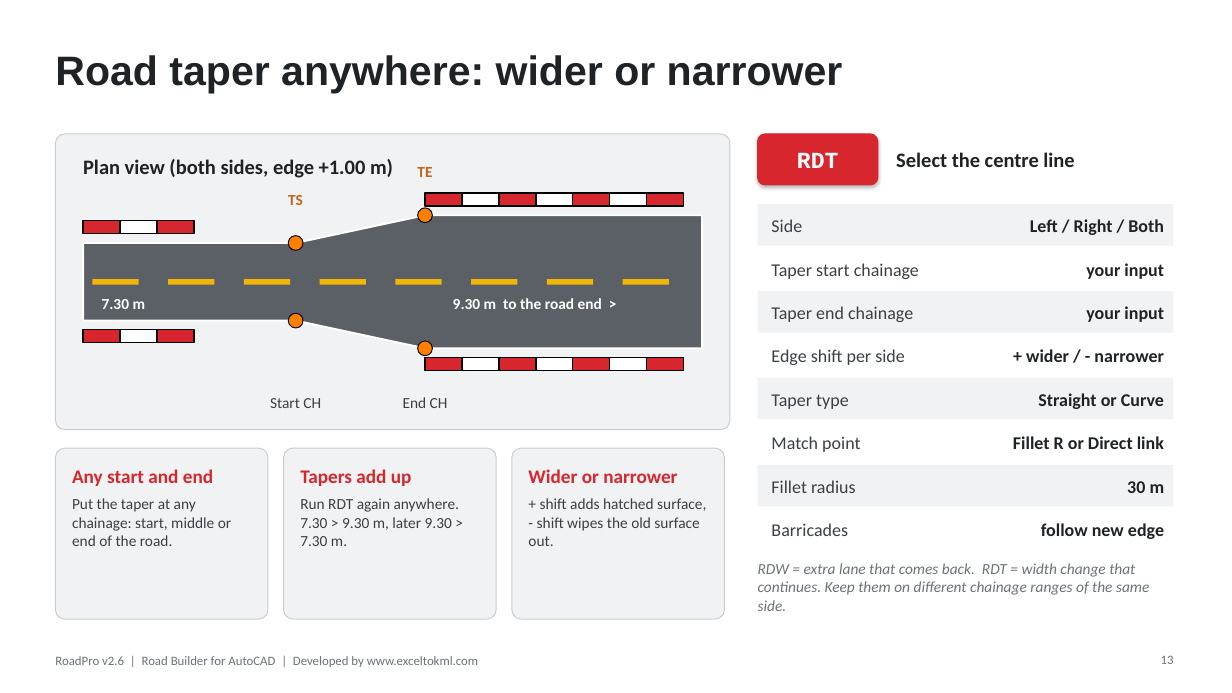
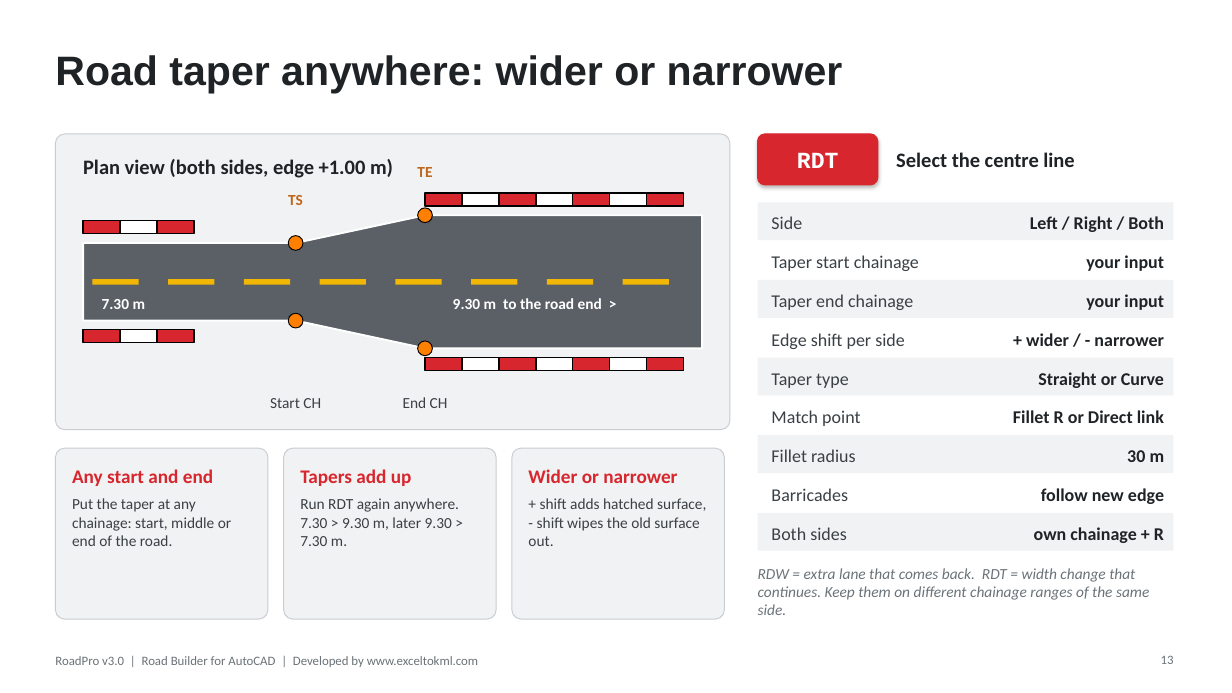
Before and after one commit to Asjad-Mehmood/KML-WEBSITE-, a slide deck: slide 13 of public/roadpro/RoadPro_User_Guide.pptx. Drawn at 1232x693 pixels with LibreOffice and Linux fonts; fonts in the diff are those of the drawing. Boxes give left, top, right and bottom in pixels: in the first picture for what was removed or moved away, otherwise in the second. Text is boxed around its words. In the diff, an @@ line names an element or a change of style, - is before the commit and + after.

```diff
--- a/public/roadpro/RoadPro_User_Guide.pptx
+++ b/public/roadpro/RoadPro_User_Guide.pptx
@@ rectangle: place and size @@
-rectangle at bbox=[758, 204, 1174, 246]
+rectangle at bbox=[758, 202, 1174, 240]
@@ text "Taper start chainage": place and size @@
-text "Taper start chainage" at bbox=[771, 263, 919, 279]
+text "Taper start chainage" at bbox=[771, 255, 919, 271]
@@ text "your input": place and size @@
-text "your input" at bbox=[1086, 263, 1164, 279]
+text "your input" at bbox=[1086, 255, 1164, 271]
@@ rectangle: place and size @@
-rectangle at bbox=[758, 291, 1174, 333]
+rectangle at bbox=[758, 280, 1174, 318]
@@ text "Taper end chainage": place and size @@
-text "Taper end chainage" at bbox=[771, 306, 913, 322]
+text "Taper end chainage" at bbox=[771, 294, 913, 310]
@@ text "your input": place and size @@
-text "your input" at bbox=[1086, 306, 1164, 322]
+text "your input" at bbox=[1086, 294, 1164, 310]
@@ text "Edge shift per side": place and size @@
-text "Edge shift per side" at bbox=[771, 349, 905, 365]
+text "Edge shift per side" at bbox=[771, 333, 905, 349]
@@ text "+ wider / - narrower": place and size @@
-text "+ wider / - narrower" at bbox=[1026, 349, 1164, 362]
+text "+ wider / - narrower" at bbox=[1026, 333, 1164, 346]
@@ rectangle: place and size @@
-rectangle at bbox=[758, 378, 1174, 420]
+rectangle at bbox=[758, 358, 1174, 396]
@@ text "Taper type": place and size @@
-text "Taper type" at bbox=[771, 394, 849, 409]
+text "Taper type" at bbox=[771, 373, 849, 388]
@@ text "Straight or Curve": place and size @@
-text "Straight or Curve" at bbox=[1038, 393, 1164, 409]
+text "Straight or Curve" at bbox=[1038, 372, 1164, 388]
@@ text "Match point": place and size @@
-text "Match point" at bbox=[771, 436, 860, 452]
+text "Match point" at bbox=[771, 410, 860, 426]
@@ text "Fillet R or Direct link": place and size @@
-text "Fillet R or Direct link" at bbox=[1013, 436, 1164, 449]
+text "Fillet R or Direct link" at bbox=[1013, 410, 1164, 423]
@@ 2 texts, 1 rectangle: place and size @@
-2 texts, 1 rectangle at bbox=[758, 465, 1174, 506]
+2 texts, 1 rectangle at bbox=[758, 435, 1174, 473]
@@ text "Barricades": place and size @@
-text "Barricades" at bbox=[771, 523, 848, 536]
+text "Barricades" at bbox=[771, 488, 848, 501]
@@ text "follow new edge": place and size @@
-text "follow new edge" at bbox=[1041, 523, 1164, 539]
+text "follow new edge" at bbox=[1041, 488, 1164, 504]
@@ rectangle added at bbox=[758, 513, 1174, 551], fill #F1F2F3 @@
@@ text added at bbox=[771, 527, 847, 540], 14 pt, text #3A4045 @@
+Both sides
@@ text added at bbox=[1034, 527, 1164, 543], 14 pt, text #1F2326, bold @@
+own chainage + R
@@ text "RDW = extra lane that ...": place and size @@
-text "RDW = extra lane that ..." at bbox=[758, 563, 1149, 611]
+text "RDW = extra lane that ..." at bbox=[758, 568, 1149, 615]
@@ text at bbox=[55, 656, 478, 667]: text changed @@
-RoadPro v2.6 | Road Builder for AutoCAD | Developed by www.exceltokml.com
+RoadPro v3.0 | Road Builder for AutoCAD | Developed by www.exceltokml.com
```
Also in this commit, not shown: 15 other slides changed, 3 slides added, 21 other files.
